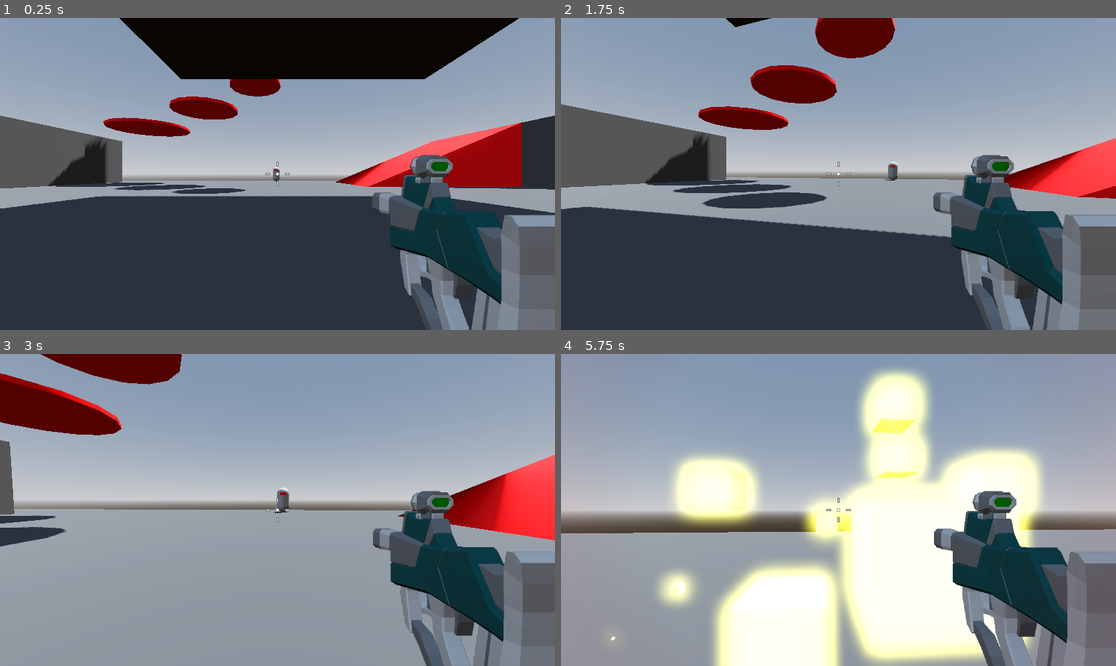
Above: before the commit, frames 1-4 (two rows, left to right).
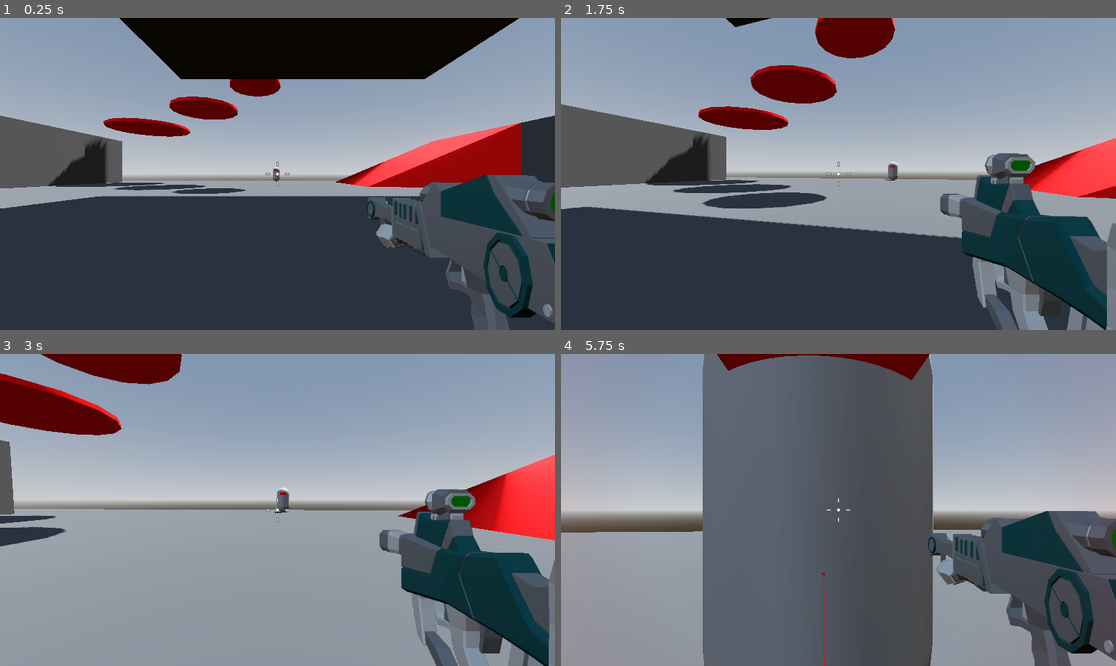
Above: after the commit, the same moments.

Repository: Tildozer/roboRampage
Game: Godot game, scene res://levels/sandbox.tscn
The game is run twice, just before and just after one commit, with the same random seed, the same clock (stepped at 60 frames per second) and the same inputs.
Inputs (mouse positions are in pixels of both pictures, inside the frame that each line leads up to):
- Up to frame 1 (0.25 s): no input
- Up to frame 2 (1.75 s): tap Enter at 0.5 s; move the mouse to (866, 174) at 0.52 s; press the mouse at (866, 174) at 0.53 s; hold W (forward) from 0.53 s (still down); tap Space (jump) at 0.77, 1.52 s; tap 1 (weapon_1, bound only after the commit) at 0.8, 1.35 s; move the mouse to (810, 174) at 1.27 s; release the mouse at (810, 174) at 1.28 s; tap 2 (weapon_2, bound only after the commit) at 1.55 s
- Up to frame 3 (3 s): keep holding W (forward); move the mouse to (288, 503) at 2.02 s; hold 2 (weapon_2, bound only after the commit) 2.03-2.78 s; click (288, 503) at 2.3 s; move the mouse to (271, 516) at 2.77 s; click (271, 516) at 2.85 s
- Up to frame 4 (5.75 s): keep holding W (forward); tap Space (jump) at 3.02, 3.77, 4.52 s; tap 1 (weapon_1, bound only after the commit) at 3.05, 5.3 s; move the mouse to (877, 513) at 3.52 s; hold 1 (weapon_1, bound only after the commit) 3.53-4.28 s; tap 2 (weapon_2, bound only after the commit) at 3.8, 4.35 s; move the mouse to (794, 506) at 4.27 s; click (794, 506) at 4.55 s; move the mouse to (844, 510) at 5.02 s; press the mouse at (844, 510) at 5.03 s

The runs differ from the first frame. In frame 1, 11% of the frame differs, in the area x 66-100%, y 43-100%; in frame 2, 7.9%; in frame 3, 7.5%; in frame 4, 60%, in the area x 0-100%, y 0-100%.

Commit message:
added weapon_handler to switch weapons

Diff:
--- a/characters/main_character/main_character.tscn
+++ b/characters/main_character/main_character.tscn
@@ -1,8 +1,10 @@
-[gd_scene load_steps=12 format=3 uid="uid://c4sou82px1xdb"]
+[gd_scene load_steps=14 format=3 uid="uid://c4sou82px1xdb"]
 
 [ext_resource type="Script" uid="uid://ctiavvy0imb50" path="res://scripts/player/player.gd" id="1_v0tg1"]
 [ext_resource type="Script" uid="uid://31ssbp6sqvbv" path="res://scripts/player/smooth_camera.gd" id="2_daxn3"]
+[ext_resource type="PackedScene" uid="uid://bkrmfxk6fkqcu" path="res://weapons/rifle.tscn" id="3_1t1u0"]
 [ext_resource type="PackedScene" uid="uid://dep7ih6l8knpj" path="res://weapons/smg.tscn" id="3_8nwpn"]
+[ext_resource type="Script" uid="uid://uutfntgtgewn" path="res://scripts/weapon/weapon_handler.gd" id="3_e2av0"]
 [ext_resource type="Script" uid="uid://bc6dhcam2ie8j" path="res://scripts/player/crosshair.gd" id="4_arlau"]
 [ext_resource type="Texture2D" uid="uid://dw40nrjfx6vfb" path="res://assets/textures/damage.png" id="5_jtcto"]
 [ext_resource type="PackedScene" uid="uid://dcx1jx1bb2nfj" path="res://characters/main_character/gameover_menu.tscn" id="6_1t1u0"]
@@ -89,8 +91,6 @@
 cull_mask = 1048573
 script = ExtResource("2_daxn3")
 
-[node name="smg" parent="camera_pivot/smooth_camera" instance=ExtResource("3_8nwpn")]
-
 [node name="RemoteTransform3D" type="RemoteTransform3D" parent="camera_pivot/smooth_camera"]
 remote_path = NodePath("../../../SubViewportContainer/SubViewport/weapon_camera")
 
@@ -112,6 +112,17 @@
 transform = Transform3D(1, 0, 0, 0, 1, 0, 0, 0, 1, 0, 0.3, 0)
 cull_mask = 1047554
 fov = 40.0
+
+[node name="weapon_handler" type="Node3D" parent="SubViewportContainer/SubViewport/weapon_camera" node_paths=PackedStringArray("weapon_1", "weapon_2")]
+script = ExtResource("3_e2av0")
+weapon_1 = NodePath("rifle")
+weapon_2 = NodePath("smg")
+
+[node name="rifle" parent="SubViewportContainer/SubViewport/weapon_camera/weapon_handler" instance=ExtResource("3_1t1u0")]
+visible = false
+
+[node name="smg" parent="SubViewportContainer/SubViewport/weapon_camera/weapon_handler" instance=ExtResource("3_8nwpn")]
+visible = false
 
 [node name="CenterContainer" type="CenterContainer" parent="."]
 anchors_preset = 15
--- a/project.godot
+++ b/project.godot
@@ -55,3 +55,13 @@
 "events": [Object(InputEventMouseButton,"resource_local_to_scene":false,"resource_name":"","device":-1,"window_id":0,"a …(253 unchanged characters)…
 ]
 }
+weapon_1={
+"deadzone": 0.2,
+"events": [Object(InputEventKey,"resource_local_to_scene":false,"resource_name":"","device":-1,"window_id":0,"alt_pressed":false,"shift_pressed":false,"ctrl_pressed":false,"meta_pressed":false,"pressed":false,"keycode":0,"physical_keycode":49,"key_label":0,"unicode":49,"location":0,"echo":false,"script":null)
+]
+}
+weapon_2={
+"deadzone": 0.2,
+"events": [Object(InputEventKey,"resource_local_to_scene":false,"resource_name":"","device":-1,"window_id":0,"alt_pressed":false,"shift_pressed":false,"ctrl_pressed":false,"meta_pressed":false,"pressed":false,"keycode":0,"physical_keycode":50,"key_label":0,"unicode":50,"location":0,"echo":false,"script":null)
+]
+}
--- a/scripts/weapon/hitscan_weapon.gd
+++ b/scripts/weapon/hitscan_weapon.gd
@@ -6,6 +6,7 @@
 @export var weapon_damage := 15
 @export var muzzle_flash: GPUParticles3D
 @export var sparks: PackedScene
+@export var automatic := false
 
 @onready var cooldown_timer: Timer = $cooldown_timer
 @onready var weapon_position: Vector3 = weapon_mesh.position
@@ -18,9 +19,12 @@
 
 # Called every frame. 'delta' is the elapsed time since the previous frame.
 func _process(delta: float) -> void:
-	if Input.is_action_pressed("fire_weapon") and cooldown_timer.is_stopped():
-		shoot()
-
+	if automatic:
+		if Input.is_action_pressed("fire_weapon") and cooldown_timer.is_stopped():
+			shoot()
+	else:
+		if Input.is_action_just_pressed("fire_weapon") and cooldown_timer.is_stopped():
+			shoot()
 	weapon_mesh.position = weapon_mesh.position.lerp(weapon_position, delta * 10.0)
 
 func shoot() -> void:
@@ -30,6 +34,7 @@
 	weapon_mesh.position.z += recoil
 	if collider is Enemy:
 		collider.curr_health -= weapon_damage
-	var spark = sparks.instantiate()
-	add_child(spark)
-	spark.global_position = raycast.get_collision_point()
+	if collider != null:
+		var spark = sparks.instantiate()
+		add_child(spark)
+		spark.global_position = raycast.get_collision_point()
--- /dev/null
+++ b/scripts/weapon/weapon_handler.gd
@@ -0,0 +1,22 @@
+extends Node3D
+
+@export var weapon_1: Node3D
+@export var weapon_2: Node3D
+
+func _ready() -> void:
+	equip(weapon_1)
+
+func equip(active_weapon: Node3D) -> void:
+	for child in get_children():
+		if child == active_weapon:
+			child.visible = true
+			child.set_process(true)
+		else:
+			child.visible = false
+			child.set_process(false)
+
+func _unhandled_input(event: InputEvent) -> void:
+	if event.is_action_pressed("weapon_1"):
+		equip(weapon_1)
+	elif event.is_action_pressed("weapon_2"):
+		equip(weapon_2)
--- /dev/null
+++ b/weapons/rifle.tscn
@@ -0,0 +1,91 @@
+[gd_scene load_steps=9 format=3 uid="uid://bkrmfxk6fkqcu"]
+
+[ext_resource type="PackedScene" uid="uid://dftiubdi0skcw" path="res://weapons/hitscan_weapon.tscn" id="1_r1bic"]
+[ext_resource type="PackedScene" uid="uid://b6uwee57ciec2" path="res://weapons/sparks.tscn" id="2_5lqfb"]
+[ext_resource type="PackedScene" uid="uid://cfn20l33250lh" path="res://assets/weapons/Rifle.glb" id="3_r1bic"]
+
+[sub_resource type="Curve" id="Curve_5nfmj"]
+_data = [Vector2(0, 1), 0.0, 0.0, 0, 0, Vector2(0.985294, 0), 0.0, 0.0, 0, 0]
+point_count = 2
+
+[sub_resource type="CurveTexture" id="CurveTexture_n18a5"]
+curve = SubResource("Curve_5nfmj")
+
+[sub_resource type="ParticleProcessMaterial" id="ParticleProcessMaterial_vt36x"]
+direction = Vector3(0, 0, -1)
+spread = 8.0
+initial_velocity_min = 6.0
+initial_velocity_max = 8.0
+gravity = Vector3(0, 0, 0)
+scale_curve = SubResource("CurveTexture_n18a5")
+
+[sub_resource type="StandardMaterial3D" id="StandardMaterial3D_kmsuv"]
+emission_enabled = true
+emission = Color(1, 1, 1, 1)
+emission_energy_multiplier = 3.0
+
+[sub_resource type="BoxMesh" id="BoxMesh_kmjkb"]
+material = SubResource("StandardMaterial3D_kmsuv")
+size = Vector3(0.1, 0.1, 0.1)
+
+[node name="rifle" node_paths=PackedStringArray("weapon_mesh", "muzzle_flash") instance=ExtResource("1_r1bic")]
+fire_rate = 8.0
+recoil = 0.3
+weapon_mesh = NodePath("Rifle")
+weapon_damage = 70
+muzzle_flash = NodePath("muzzle_flash")
+sparks = ExtResource("2_5lqfb")
+
+[node name="Rifle" parent="." index="1" instance=ExtResource("3_r1bic")]
+transform = Transform3D(1, 0, 0, 0, 1, 0, 0, 0, 1, 0.7, -0.235, -1.6)
+
+[node name="Part_104" parent="Rifle" index="0"]
+layers = 2
+
+[node name="Gun butt_018" parent="Rifle" index="1"]
+layers = 2
+
+[node name="Part_106" parent="Rifle" index="2"]
+layers = 2
+
+[node name="Grip_027" parent="Rifle" index="3"]
+layers = 2
+
+[node name="Part_108" parent="Rifle" index="4"]
+layers = 2
+
+[node name="Scope_022" parent="Rifle" index="5"]
+layers = 2
+
+[node name="Scope_023" parent="Rifle" index="6"]
+layers = 2
+
+[node name="Extra accessories_008" parent="Rifle" index="7"]
+layers = 2
+
+[node name="Part_112" parent="Rifle" index="8"]
+layers = 2
+
+[node name="Part_113" parent="Rifle" index="9"]
+layers = 2
+
+[node name="Muzzle breaks" parent="Rifle" index="10"]
+layers = 2
+
+[node name="RayCast3D" parent="." index="2"]
+debug_shape_thickness = 1
+
+[node name="muzzle_flash" type="GPUParticles3D" parent="." index="3"]
+transform = Transform3D(1, 0, 0, 0, 1, 0, 0, 0, 1, 0.689, -0.236131, -3.05162)
+layers = 2
+cast_shadow = 0
+emitting = false
+lifetime = 0.07
+one_shot = true
+explosiveness = 1.0
+fixed_fps = 60
+local_coords = true
+process_material = SubResource("ParticleProcessMaterial_vt36x")
+draw_pass_1 = SubResource("BoxMesh_kmjkb")
+
+[editable path="Rifle"]
--- a/weapons/smg.tscn
+++ b/weapons/smg.tscn
@@ -32,9 +32,10 @@
 weapon_mesh = NodePath("SMG")
 muzzle_flash = NodePath("muzzle_flash")
 sparks = ExtResource("2_vt36x")
+automatic = true
 
 [node name="SMG" parent="." index="1" instance=ExtResource("2_n18a5")]
-transform = Transform3D(1, 0, 0, 0, 1, 0, 0, 0, 1, 0.7, -0.235, -1.8)
+transform = Transform3D(1, 0, 0, 0, 1, 0, 0, 0, 1, 0.7, -0.235, -1.6)
 
 [node name="Suppressors_003" parent="SMG" index="0"]
 layers = 2
@@ -64,7 +65,7 @@
 layers = 2
 
 [node name="muzzle_flash" type="GPUParticles3D" parent="." index="3"]
-transform = Transform3D(1, 0, 0, 0, 1, 0, 0, 0, 1, 0.689, -0.2, -2.9)
+transform = Transform3D(1, 0, 0, 0, 1, 0, 0, 0, 1, 0.689, -0.2, -2.717)
 layers = 2
 cast_shadow = 0
 emitting = false
Binary file added: assets/weapons/Rifle.glb
Not shown, added: assets/weapons/Rifle.glb.import
Binary file added: assets/weapons/Rifle_Palette-Colour.png
Not shown, added: assets/weapons/Rifle_Palette-Colour.png.import
Not shown, added: scripts/weapon/weapon_handler.gd.uid
